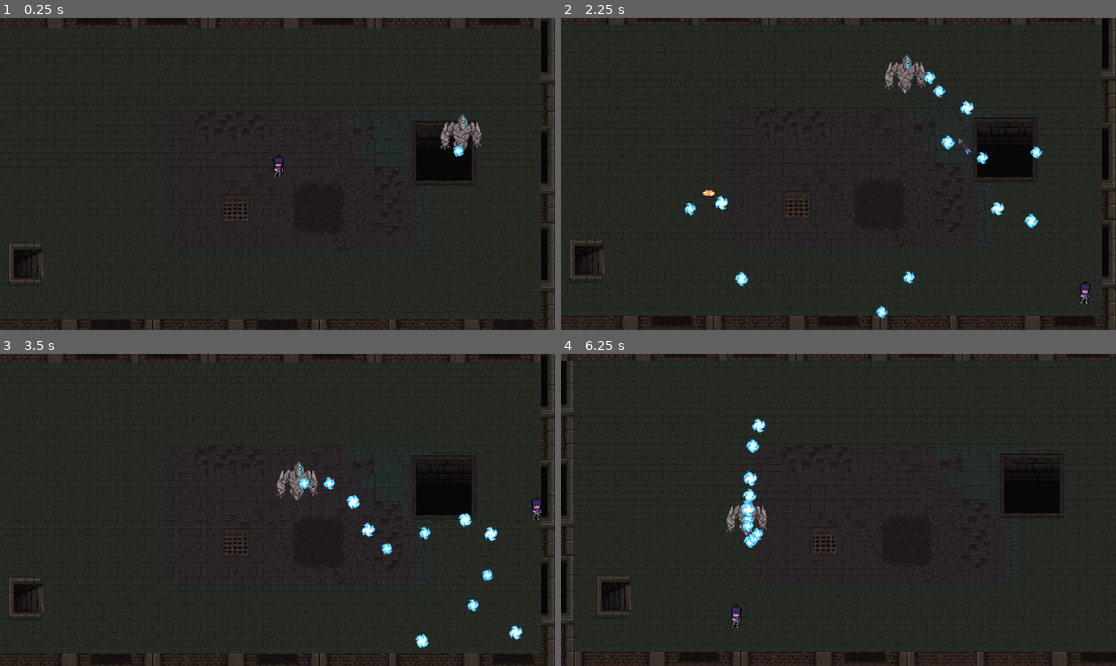
Above: before the commit, frames 1-4 (two rows, left to right).
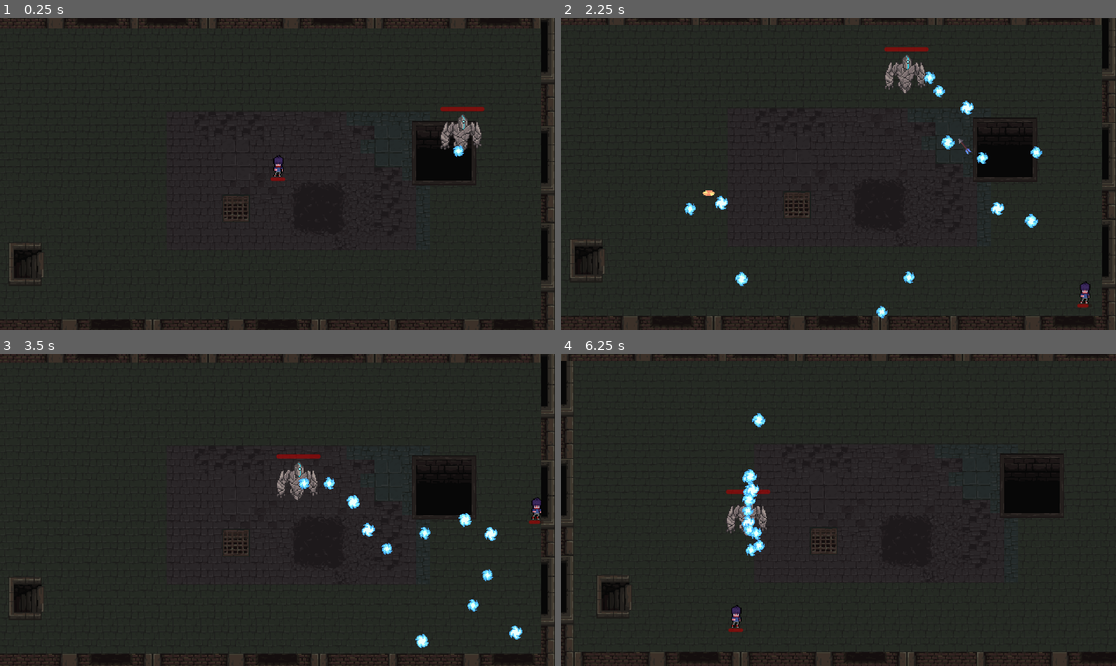
Above: after the commit, the same moments.

Repository: Ricky042/2DBossFighter
Game: Godot game, scene res://scenes/main_scene.tscn
The game is run twice, just before and just after one commit, with the same random seed, the same clock (stepped at 60 frames per second) and the same inputs.
Inputs (mouse positions are in pixels of both pictures, inside the frame that each line leads up to):
- Up to frame 1 (0.25 s): no input
- Up to frame 2 (2.25 s): move the mouse to (960, 158) at 0.52 s; hold D (right) 0.53-1.28 s; tap Space (dodge) at 0.6, 2.1 s; move the mouse to (727, 189) at 1.27 s; hold S (down) 1.28-2.03 s; click (727, 189) at 1.35 s; move the mouse to (894, 105) at 2.02 s; hold D (right) from 2.03 s (still down)
- Up to frame 3 (3.5 s): move the mouse to (249, 572) at 2.77 s; release D (right) at 2.78 s; hold W (up) from 2.78 s (still down); click (249, 572) at 2.85 s
- Up to frame 4 (6.25 s): move the mouse to (1005, 556) at 3.52 s; release W (up) at 3.53 s; hold A (left) 3.53-4.25 s; tap Space (dodge) at 3.6, 5.85 s; click "Play again?" at 4.25 s; move the mouse to (672, 463) at 5.02 s; hold A (left) 5.03-5.78 s; click (672, 463) at 5.1 s; move the mouse to (866, 510) at 5.77 s; hold S (down) from 5.78 s (still down)

The runs differ from the first frame. In frame 1, 0.1% of the frame differs, in the area x 48-88%, y 28-53%; in frame 2, 0.1%; in frame 3, 0.1%; in frame 4, 0.9%, in the area x 29-38%, y 18-90%.

Commit message:
v0.1.7 HP Bar Update
 - visual hp bars on boss and player
- should move this to somewhere else later
 - bombs now deal 1 contact damage and explode instantly upon being touched by the player

Diff:
--- a/characters/bomb.gd
+++ b/characters/bomb.gd
@@ -16,12 +16,17 @@
 
 func _physics_process(delta):
 	if exploded:
-		# Stop moving after explosion started
 		return
 
 	var collision = move_and_collide(velocity * delta)
 	if collision:
-		velocity = velocity.bounce(collision.get_normal())
+		# Check if we hit the player
+		var collider = collision.get_collider()
+		if collider.is_in_group("Player"):
+			collider.take_damage(1)
+			explode()
+		else:
+			velocity = velocity.bounce(collision.get_normal())
 
 func start_explosion_timer() -> void:
 	await get_tree().create_timer(explosion_delay).timeout
--- a/characters/boss.gd
+++ b/characters/boss.gd
@@ -36,8 +36,12 @@
 @onready var bomb_timer := Timer.new()                       # Timer to drop bombs during mid-phase
 @onready var charge_timer := Timer.new()                     # Triggers the start of charge phases
 @onready var float_timer := Timer.new()                      # Handles duration of float phases between charges
+@onready var hp_bar = $HPBar
 
 func _ready():
+	hp_bar.max_value = max_hp
+	hp_bar.value = current_hp
+
 	# Initialize movement bounds based on camera limits
 	room_bounds = Rect2(
 		Vector2(camera.limit_left, camera.limit_top),
@@ -217,7 +221,7 @@
 func take_damage(amount: int) -> void:
 	# Decrease HP and check for death
 	current_hp -= amount
-	print("Boss HP: ", current_hp)
+	hp_bar.value = current_hp
 
 	if current_hp <= 0:
 		die()
--- a/characters/boss.tscn
+++ b/characters/boss.tscn
@@ -74,4 +74,13 @@
 visible = false
 shape = SubResource("CircleShape2D_8on28")
 
+[node name="HPBar" type="ProgressBar" parent="."]
+modulate = Color(1, 0, 0, 1)
+offset_left = -25.0
+offset_top = -34.0
+offset_right = 26.0
+offset_bottom = -29.0
+step = 1.0
+show_percentage = false
+
 [connection signal="body_entered" from="Area2D" to="." method="_on_area_2d_body_entered"]
--- a/characters/player.gd
+++ b/characters/player.gd
@@ -19,8 +19,13 @@
 @onready var camera := get_node("/root/MainScene/Camera2D")
 @onready var boss := get_node("/root/MainScene/Boss")
 @onready var shoot_timer := Timer.new()
+@onready var hp_bar = $HPBar
+
 
 func _physics_process(_delta: float) -> void:
+	hp_bar.max_value = max_hp
+	hp_bar.value = current_hp
+
 	shoot_timer.wait_time = 0.15
 	shoot_timer.one_shot = true
 	add_child(shoot_timer)
@@ -95,7 +100,7 @@
 		return
 
 	current_hp -= amount
-	print("Player HP: ", current_hp)
+	hp_bar.value = current_hp
 
 	if current_hp <= 0:
 		game_over()
--- a/characters/player.tscn
+++ b/characters/player.tscn
@@ -151,3 +151,12 @@
 
 [node name="Hitbox" type="CollisionShape2D" parent="."]
 shape = SubResource("CapsuleShape2D_tory2")
+
+[node name="HPBar" type="ProgressBar" parent="."]
+modulate = Color(1, 0, 0, 1)
+offset_left = -8.0
+offset_top = 12.0
+offset_right = 9.0
+offset_bottom = 16.0
+step = 1.0
+show_percentage = false
--- a/scenes/main_scene.tscn
+++ b/scenes/main_scene.tscn
@@ -1,10 +1,8 @@
-[gd_scene load_steps=10 format=4 uid="uid://bevrvofldv3y7"]
+[gd_scene load_steps=8 format=4 uid="uid://bevrvofldv3y7"]
 
 [ext_resource type="Texture2D" uid="uid://bdmpdvmbwnmky" path="res://art/RF_Catacombs_v1.0/mainlevbuild.png" id="1_w2twt"]
 [ext_resource type="PackedScene" uid="uid://c7rjv1yetb3sj" path="res://characters/player.tscn" id="2_pw63i"]
-[ext_resource type="PackedScene" uid="uid://6fo6yrdnhvy3" path="res://characters/bullet.tscn" id="3_7ykc4"]
 [ext_resource type="PackedScene" uid="uid://c7ki5pmbxqvr5" path="res://characters/boss.tscn" id="4_pu3yx"]
-[ext_resource type="PackedScene" uid="uid://8nxtuvsi7a42" path="res://characters/boss_projectiles.tscn" id="5_gubc5"]
 [ext_resource type="PackedScene" uid="uid://dl2eo3h3q5euf" path="res://characters/game_over_ui.tscn" id="6_rt2n2"]
 [ext_resource type="Texture2D" uid="uid://c1rap8nhvasfu" path="res://art/BossArrow/dvb0rz768pf61.png" id="7_c16ls"]
 
@@ -1498,11 +1496,5 @@
 [node name="Boss" parent="." groups=["Boss"] instance=ExtResource("4_pu3yx")]
 position = Vector2(247, 1)
 
-[node name="Bullet" parent="." instance=ExtResource("3_7ykc4")]
-visible = false
-
-[node name="BossProjectiles" parent="." instance=ExtResource("5_gubc5")]
-visible = false
-
 [node name="GameOverUI" parent="." instance=ExtResource("6_rt2n2")]
 visible = false
